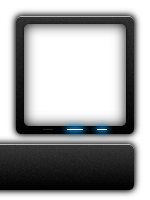
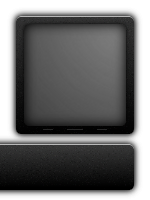
The second w=150, h=200 image is a revision of the first. Changes to its layers:
hid "buttonhover.png" over (90, 120, 114, 139)
hid "playbutton.png" over (60, 120, 90, 139)
added layer "no-cover.xcf" over (24, 24, 126, 130)
